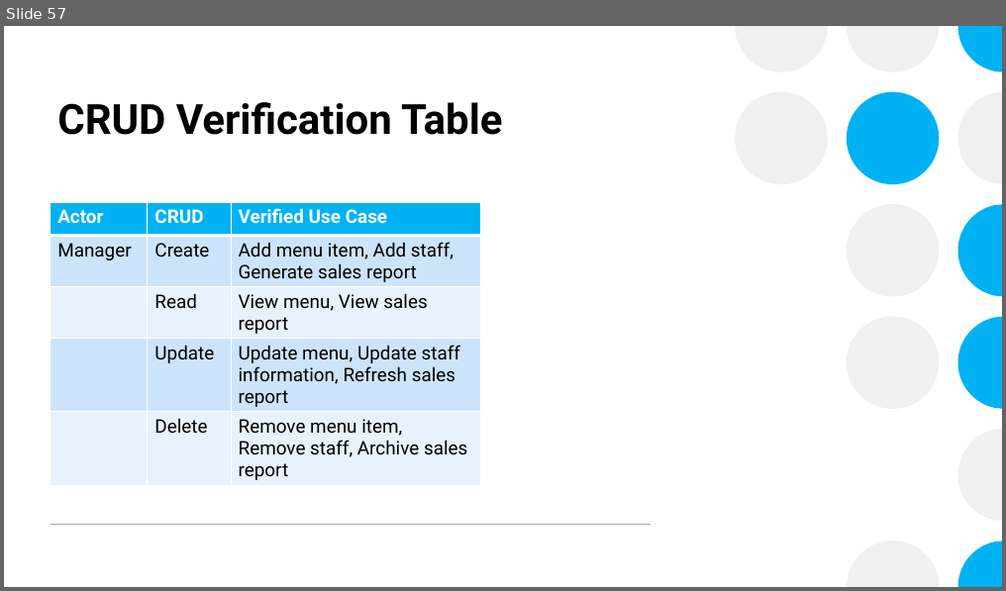
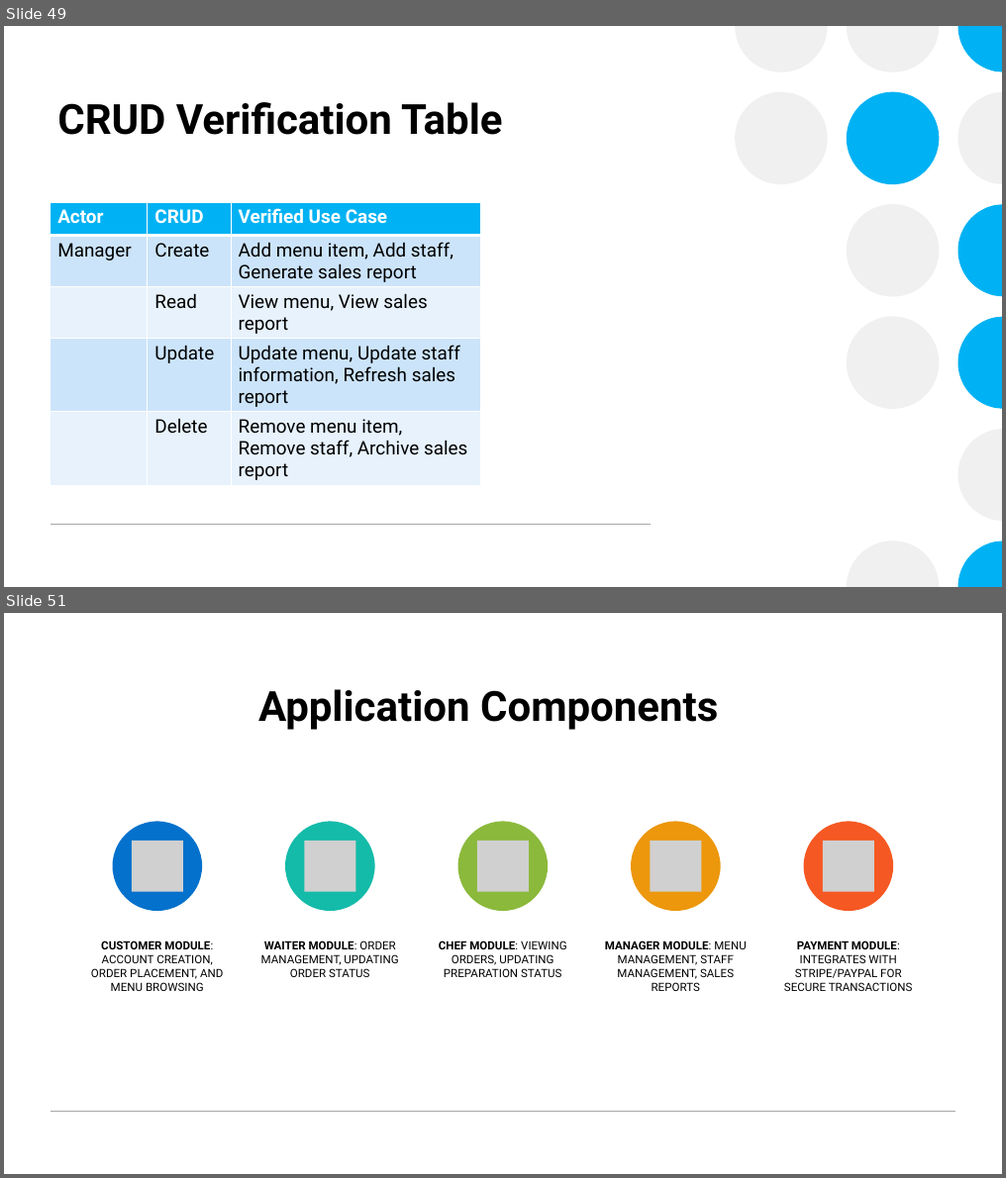
Before and after one commit to CheetoBuri/Restuarant-Information-System, a slide deck: Restaurant Information System.pptx. Shown one above the other, each under a label of ours: slide 57 before the commit, slides 49 and 51 after it; the slides between them are not shown. The pictures are 1006x591 and 1006x1178 pixels, drawn with LibreOffice and Linux fonts; fonts in the diff are those of the drawing; grey boxes stand for pictures. Boxes give left, top, right and bottom in pixels: in the first picture for what was removed or moved away, otherwise in the second. Text is boxed around its words. In the diff, an @@ line names an element or a change of style, - is before the commit and + after.

```diff
--- a/Restaurant Information System.pptx
+++ b/Restaurant Information System.pptx
@@ slide 51 added at bbox=[4, 613, 1002, 1174], background #FFFFFF; not listed: 9 template elements that a slide beside it also shows @@
@@ rectangle added at bbox=[4, 613, 1002, 1174], fill #FFFFFF @@
@@ title added at bbox=[258, 689, 718, 730], 40 pt, text #000000, bold @@
+Application Components
@@ group added at bbox=[91, 821, 913, 991]: 5 ellipses, 5 pictures, 5 texts @@
+CUSTOMER MODULE: ACCOUNT CREATION, ORDER PLACEMENT, AND MENU BROWSING
+WAITER MODULE: ORDER MANAGEMENT, UPDATING ORDER STATUS
+CHEF MODULE: VIEWING ORDERS, UPDATING PREPARATION STATUS
+MANAGER MODULE: MENU MANAGEMENT, STAFF MANAGEMENT, SALES REPORTS
+PAYMENT MODULE: INTEGRATES WITH STRIPE/PAYPAL FOR SECURE TRANSACTIONS
@@ line added from (51, 1112) to (955, 1112), #A6A6A6 1 pt @@
@@ what was slide 57 is now slide 49 @@
```
Also in this commit, not shown: 4 slides changed, 3 other slides added, 8 slides removed, 2 other files.
